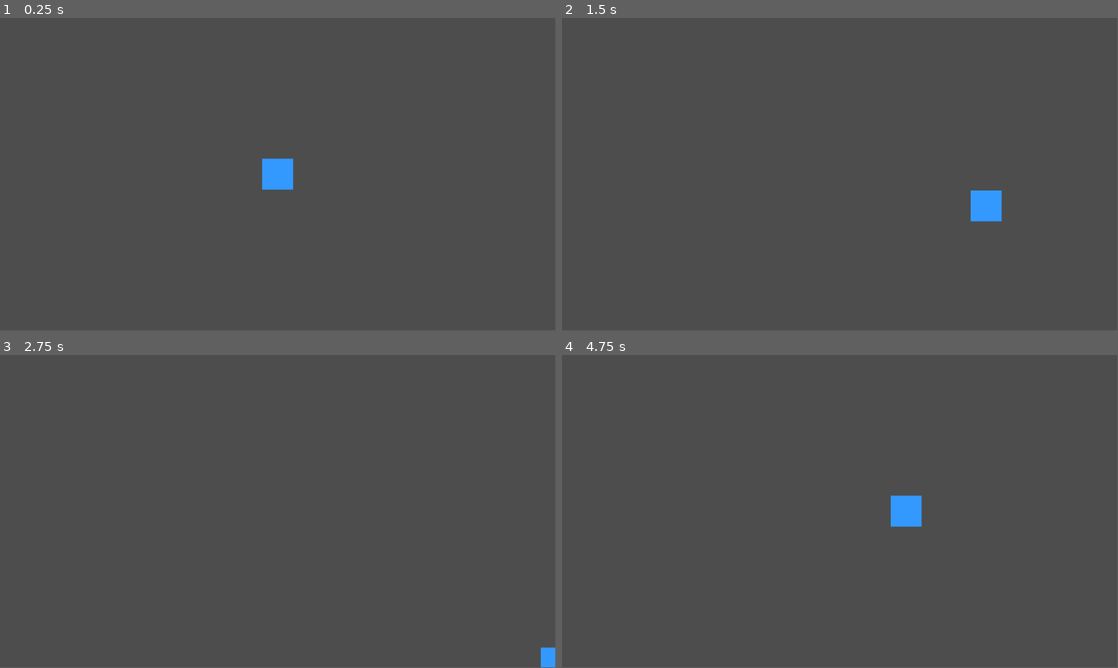
Above: before the commit, frames 1-4 (two rows, left to right).
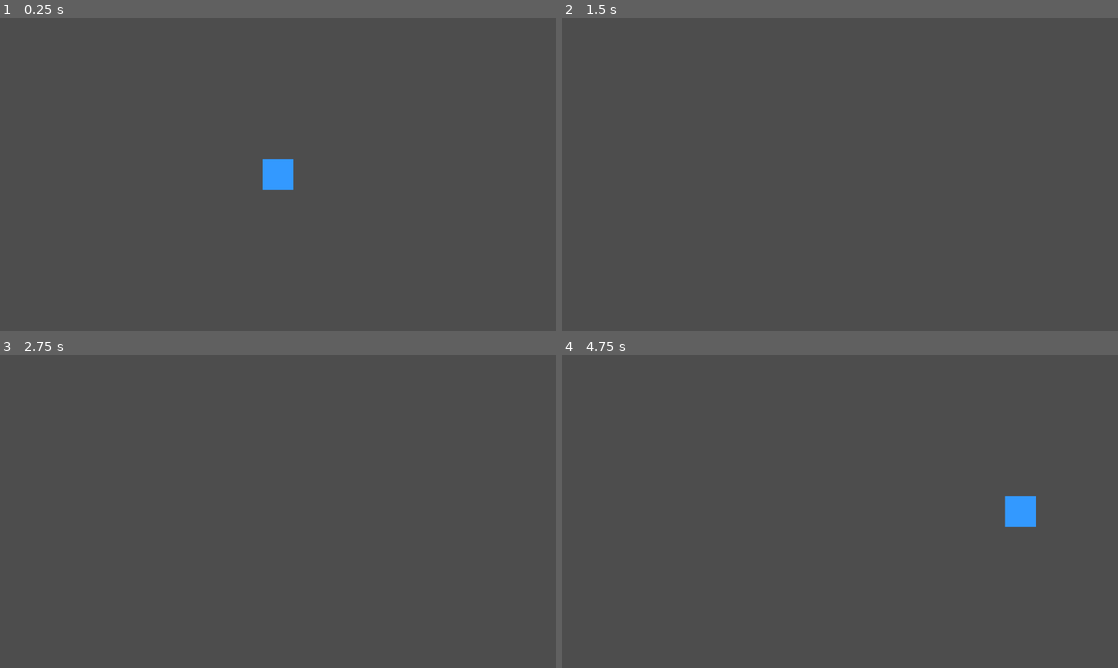
Above: after the commit, the same moments.

Repository: ThatOtherAndrew/DaydreamWales
Game: Godot game, scene res://TestLevel.tscn
The game is run twice, just before and just after one commit, with the same random seed, the same clock (stepped at 60 frames per second) and the same inputs.
Inputs:
- Up to frame 1 (0.25 s): no input
- Up to frame 2 (1.5 s): tap Enter at 0.5 s; hold D (move_right) 0.53-1.28 s; hold S (move_down) from 1.28 s (still down)
- Up to frame 3 (2.75 s): release S (move_down) at 2.03 s; hold D (move_right) from 2.03 s (still down)
- Up to frame 4 (4.75 s): release D (move_right) at 2.78 s; hold W (move_up) 2.78-3.53 s; tap Space at 3.5 s; hold A (move_left) from 3.53 s (still down)
In our replay, the window is 799x449 before the commit and 800x450 after it. These sizes can differ from the game's own. Grey fills any space a smaller window leaves; there, only what the larger window draws over its background counts as a difference.

The runs differ from the first frame. In frame 1, less than 0.1% of the frame differs, in the area x 47-53%, y 44-55%; in frame 2, 0.6%; in frame 3, 0.2%; in frame 4, 1.1%, in the area x 59-86%, y 44-55%.

Commit message:
Improve movement

Diff:
--- a/Player.tscn
+++ b/Player.tscn
@@ -7,8 +7,14 @@
 
 [node name="Player" type="CharacterBody2D"]
 script = ExtResource("1")
+max_speed = 2000.0
+acceleration = 5000.0
+friction = 500.0
+reverse_boost = 0.5
 
-[node name="ColorRect" type="ColorRect" parent="."]
+[node name="Visual" type="Node2D" parent="."]
+
+[node name="ColorRect" type="ColorRect" parent="Visual"]
 anchors_preset = 8
 anchor_left = 0.5
 anchor_top = 0.5
--- a/project.godot
+++ b/project.godot
@@ -15,6 +15,10 @@
 config/features=PackedStringArray("4.5", "GL Compatibility")
 config/icon="res://icon.svg"
 
+[display]
+
+window/stretch/mode="viewport"
+
 [rendering]
 
 renderer/rendering_method="gl_compatibility"
